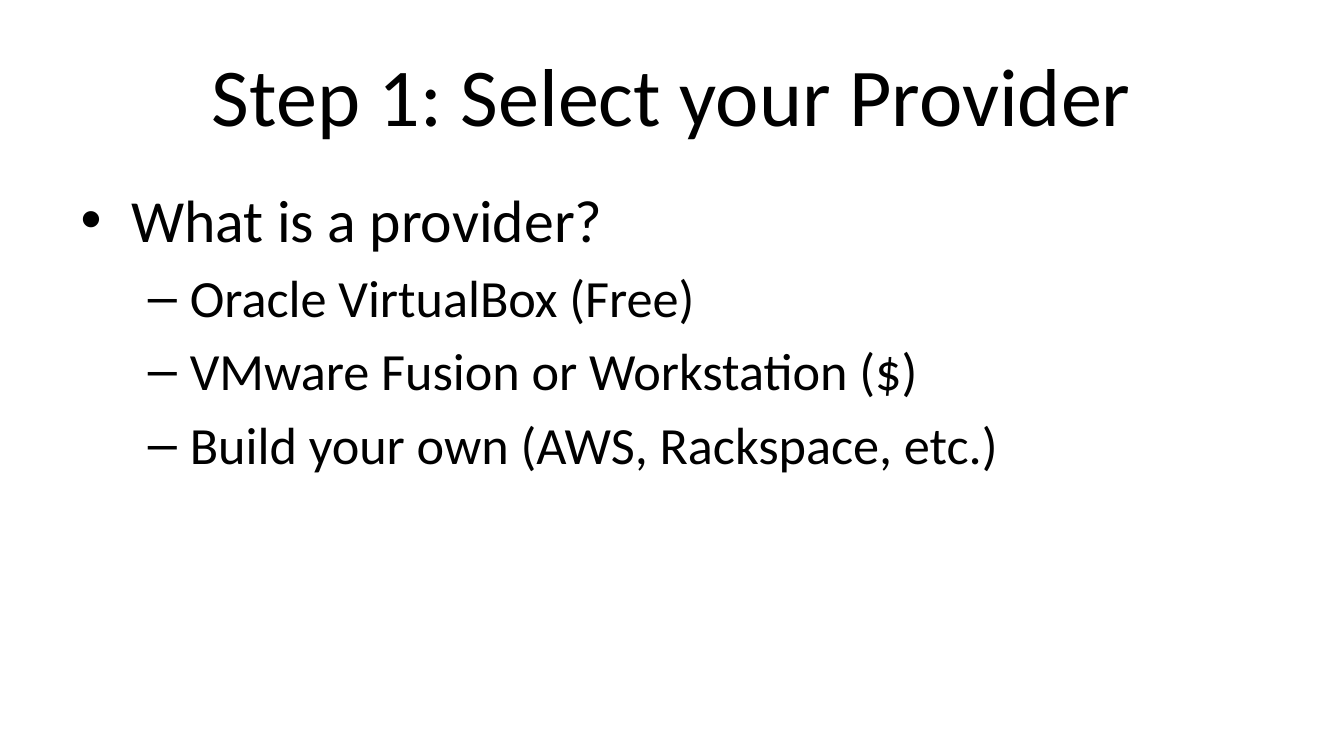
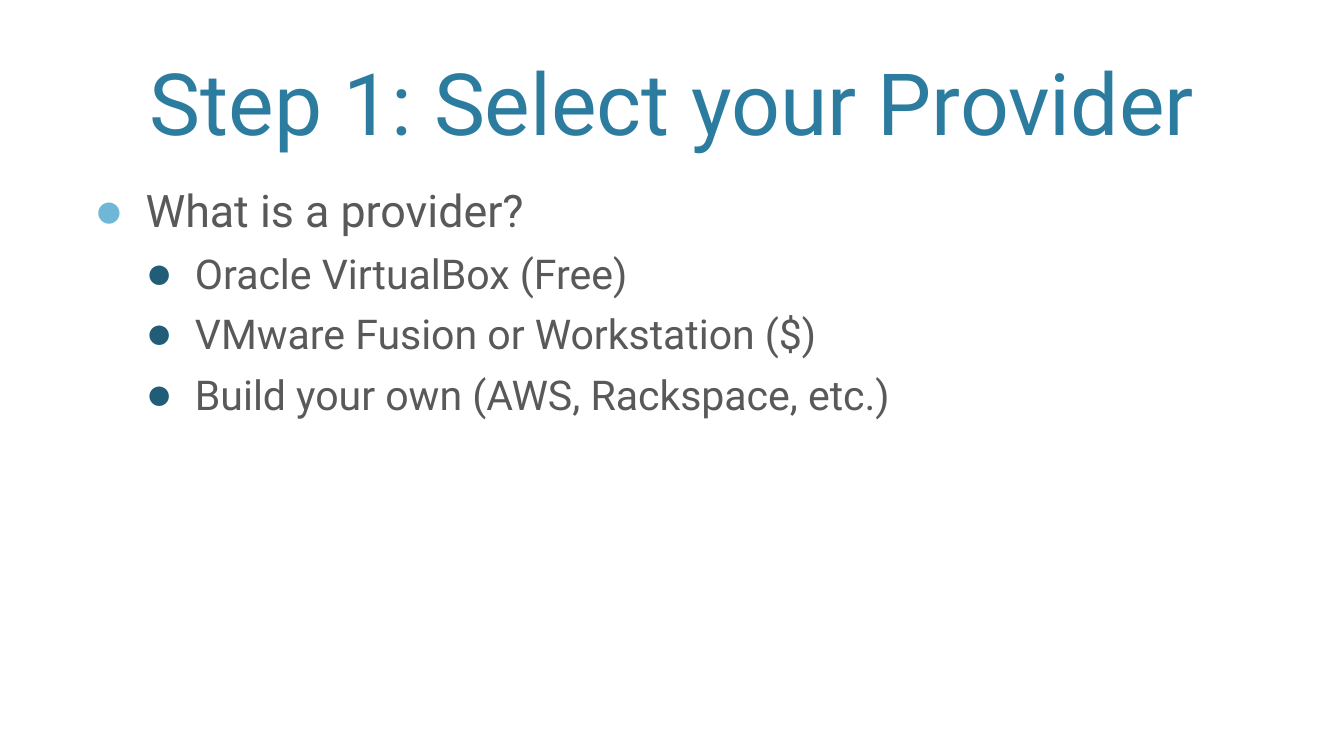
Before and after one commit to VMTrooper/VagrantBrownBag, a slide deck: slide 3 of Vagrant.pptx. Drawn at 1344x756 pixels with LibreOffice and Linux fonts; fonts in the diff are those of the drawing; background and template pictures are left out. Boxes give left, top, right and bottom in pixels: in the first picture for what was removed or moved away, otherwise in the second. Text is boxed around its words. In the diff, an @@ line names an element or a change of style, - is before the commit and + after.

```diff
--- a/Vagrant.pptx
+++ b/Vagrant.pptx
@@ title "Step 1: Select your Provider": place and size @@
-title "Step 1: Select your Provider" at (212, 69, 1130, 140)
+title "Step 1: Select your Provider" at (150, 70, 1194, 154)
@@ title "Step 1: Select your Provider" at (150, 70, 1194, 154): size 44 to 46 pt, font Calibri to Roboto, text colour #000000 to #2C7C9F; vertical alignment middle to bottom @@
@@ text "What is a provider?": place and size @@
-text "What is a provider?" at (131, 200, 998, 473)
+text "What is a provider?" at (146, 193, 890, 419)
@@ text "What is a provider?" at (146, 193, 890, 419): size 32 to 24 pt in "What is a provider?"; font Calibri to Roboto, text colour #000000 to #595959; size 28 to 22 pt in "Oracle VirtualBox (Free)", "VMware Fusion or Workstation ($)", "Build your own (AWS, Rackspace, etc.)"; bullet • to ●; more space between paragraphs; bullet – to ● @@
```
Also in this commit, not shown: 14 other slides changed.
